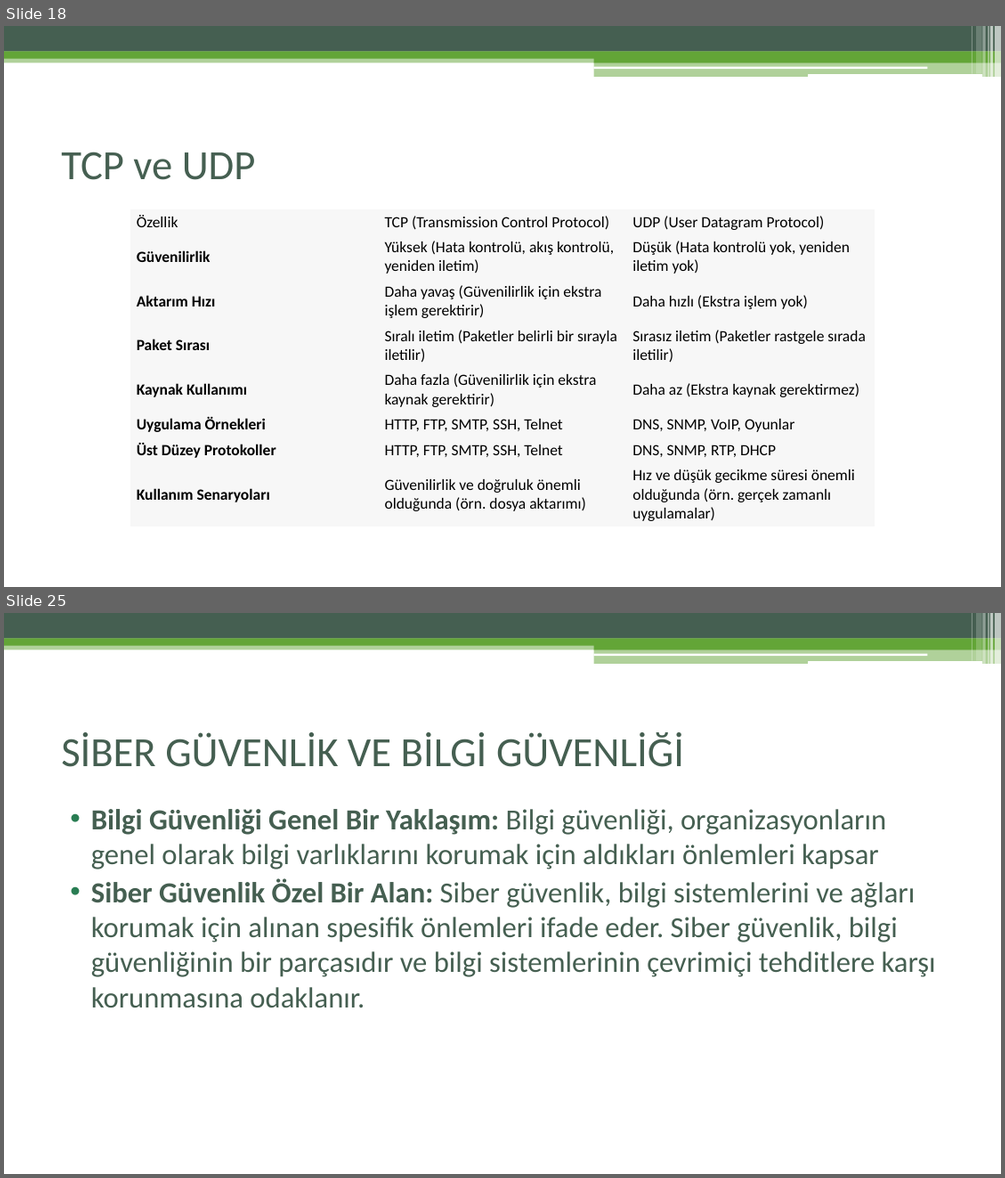
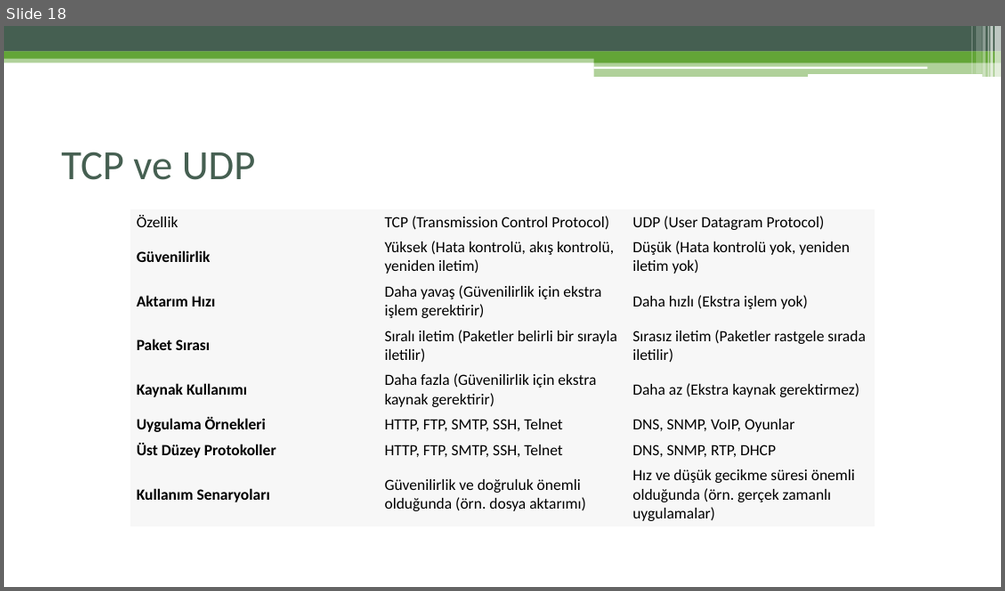
Before and after one commit to zafer-sn/IAT221-Ag-ve-Bilisim-Guvenligi, a slide deck: Hafta2/Hafta2.pptx. Shown one above the other, each under a label of ours: slides 18 and 25 before the commit, slide 18 after it; the slides between them are not shown. The pictures are 1005x1178 and 1005x591 pixels, drawn with LibreOffice and Linux fonts; fonts in the diff are those of the drawing. Boxes give left, top, right and bottom in pixels: in the first picture for what was removed or moved away, otherwise in the second. Text is boxed around its words. In the diff, an @@ line names an element or a change of style, - is before the commit and + after.

```diff
--- a/Hafta2/Hafta2.pptx
+++ b/Hafta2/Hafta2.pptx
@@ slide 25 removed at (x1=4, y1=613, x2=1001, y2=1174), background #FFFFFF; not listed: 13 template elements that a slide beside it also shows @@
@@ title removed at (x1=61, y1=732, x2=684, y2=767) @@
-SİBER GÜVENLİK VE BİLGİ GÜVENLİĞİ
@@ text removed at (x1=91, y1=809, x2=936, y2=1007) @@
-• Bilgi Güvenliği Genel Bir Yaklaşım: Bilgi güvenliği, organizasyonların genel olarak bilgi varlıklarını korumak için aldıkları önlemleri kapsar
-• Siber Güvenlik Özel Bir Alan: Siber güvenlik, bilgi sistemlerini ve ağları korumak için alınan spesifik önlemleri ifade eder. Siber güvenlik, bilgi güvenliğinin bir parçasıdır ve bilgi sistemlerinin çevrimiçi tehditlere karşı korunmasına odaklanır.
```
Also in this commit, not shown: 30 other slides removed, 1 other file.
